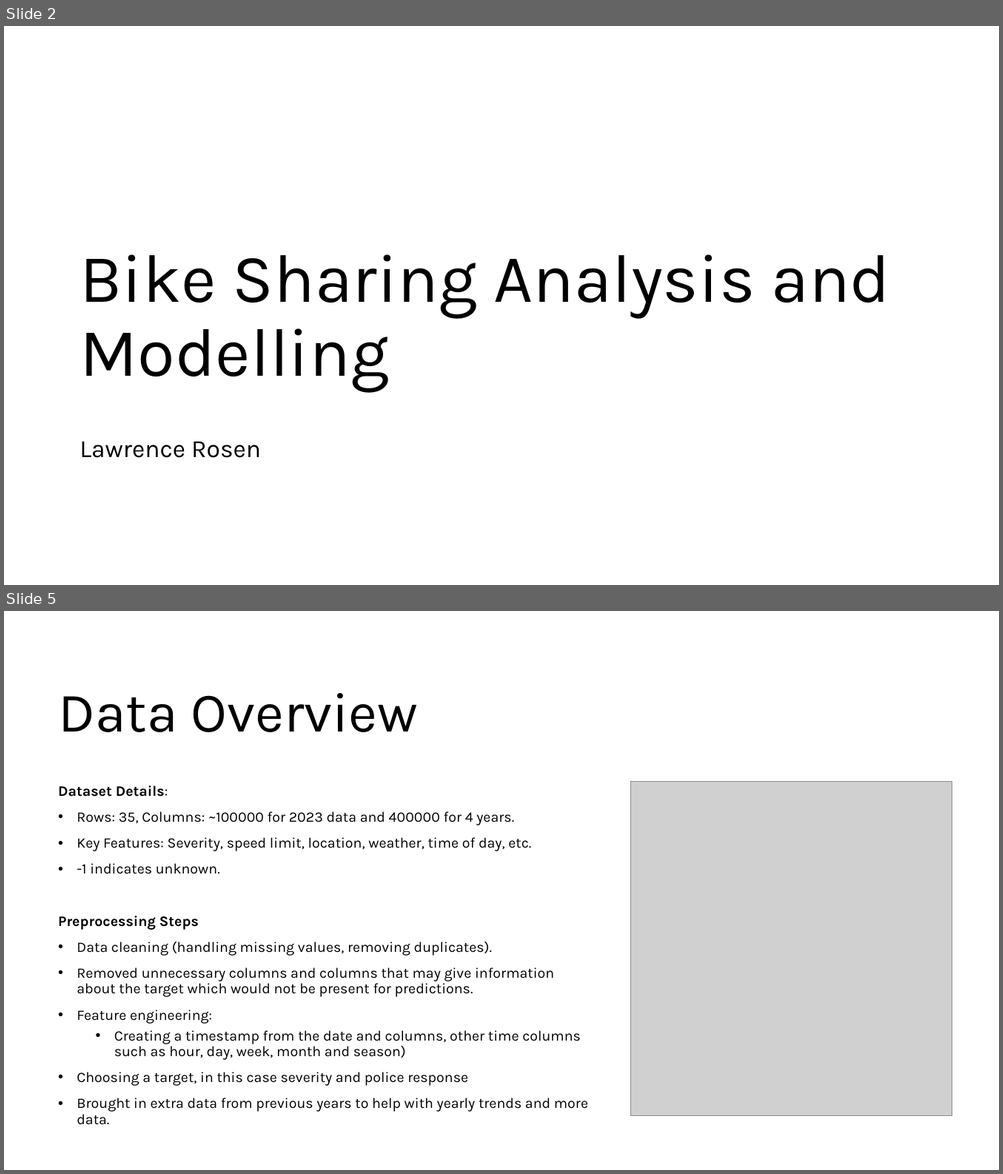
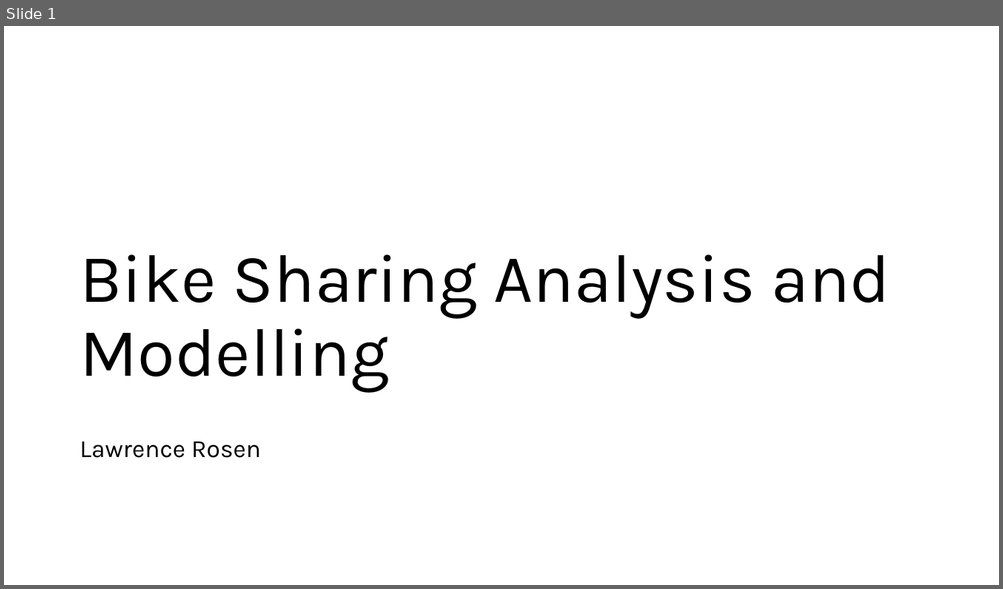
Before and after one commit to lrcode97/bike_demand_2025, a slide deck: presentation.pptx. Shown one above the other, each under a label of ours: slides 2 and 5 before the commit, slide 1 after it; the slides between them are not shown. The pictures are 1003x1174 and 1003x589 pixels, drawn with LibreOffice and Linux fonts; fonts in the diff are those of the drawing; grey boxes stand for pictures. Boxes give left, top, right and bottom in pixels: in the first picture for what was removed or moved away, otherwise in the second. Text is boxed around its words. In the diff, an @@ line names an element or a change of style, - is before the commit and + after.

```diff
--- a/presentation.pptx
+++ b/presentation.pptx
@@ slide 5 removed at (4,611,999,1170), background #FFFFFF @@
@@ title removed at (58,693,418,732) @@
-Data Overview
@@ text removed at (58,786,588,1125) @@
-Dataset Details:
-• Rows: 35, Columns: ~100000 for 2023 data and 400000 for 4 years.
-• Key Features: Severity, speed limit, location, weather, time of day, etc.
-• -1 indicates unknown.
-Preprocessing Steps
-• Data cleaning (handling missing values, removing duplicates).
-• Removed unnecessary columns and columns that may give information about the target which would not be present for predictions.
-• Feature engineering:
-  • Creating a timestamp from the date and columns, other time columns such as hour, day, week, month and season)
-• Choosing a target, in this case severity and police response
-• Brought in extra data from previous years to help with yearly trends and more data.
@@ picture removed at (630,782,951,1116) @@
@@ what was slide 2 is now slide 1 @@
```
Also in this commit, not shown: 6 slides changed, 8 slides added, 8 other slides removed, 12 other files.
